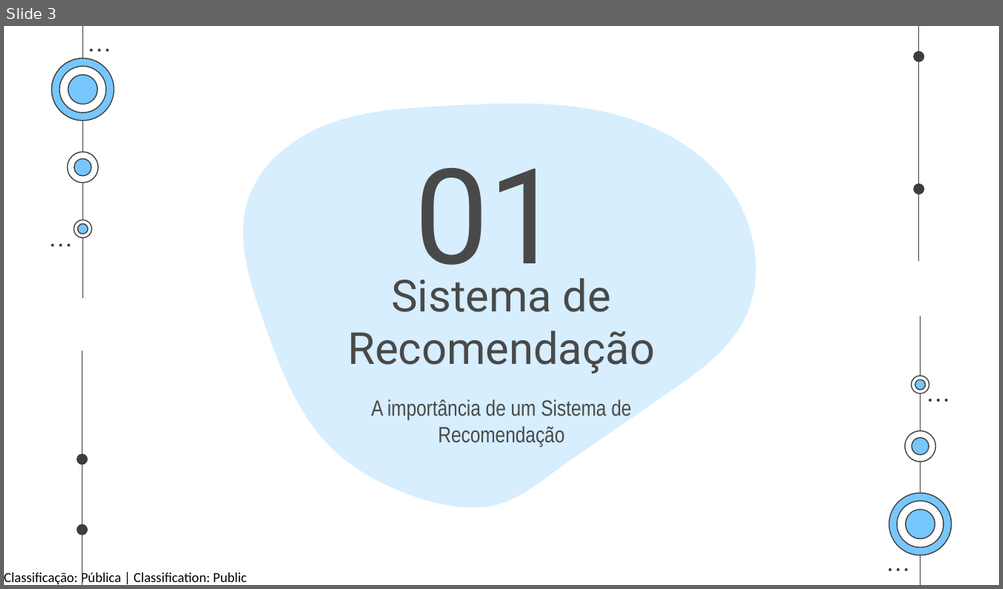
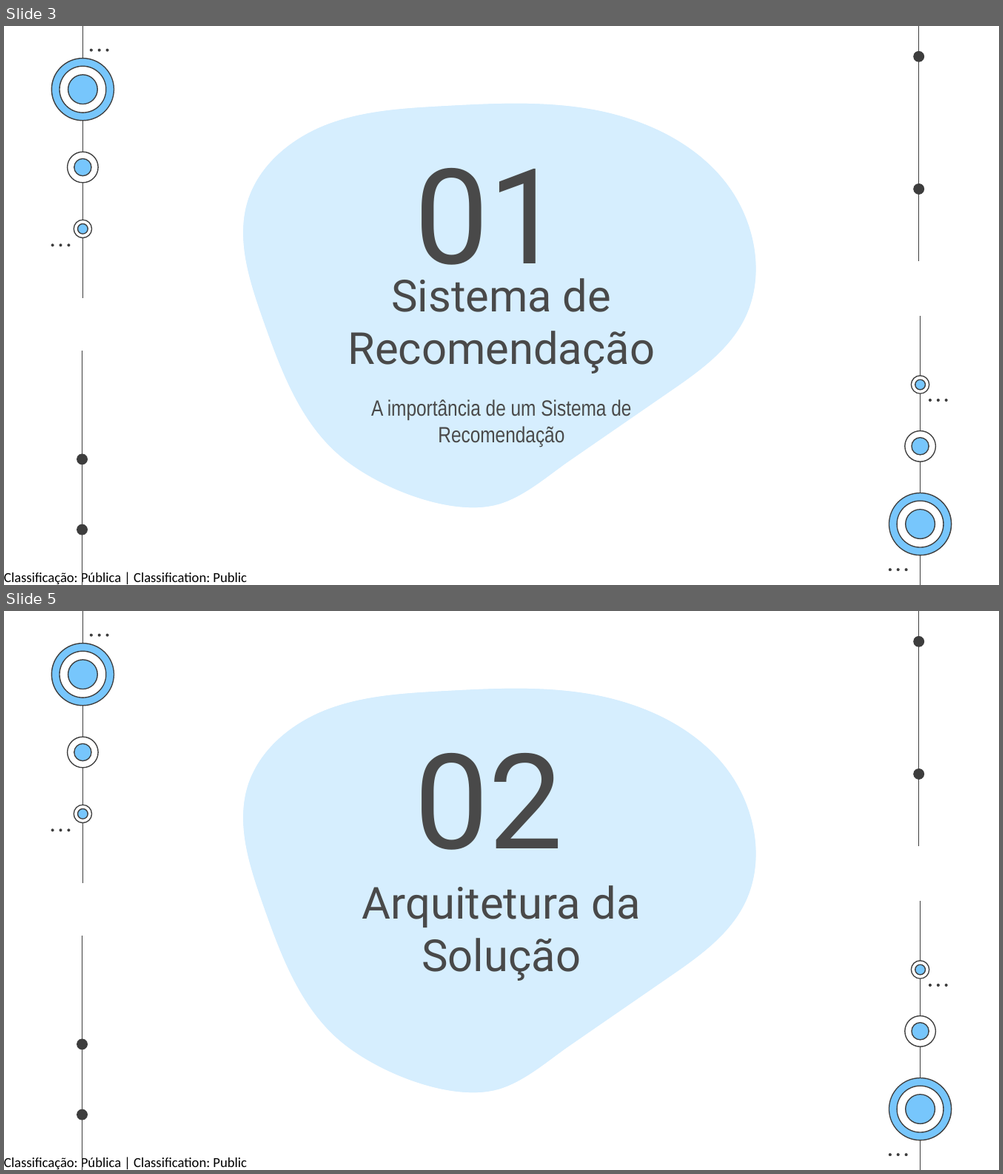
Before and after one commit to SaraPMC/SR, a slide deck: SHI Analytcs - PPT.pptx. Shown one above the other, each under a label of ours: slide 3 before the commit, slides 3 and 5 after it; the slides between them are not shown. The pictures are 1003x589 and 1003x1174 pixels, drawn with LibreOffice and Linux fonts; fonts in the diff are those of the drawing. Boxes give left, top, right and bottom in pixels: in the first picture for what was removed or moved away, otherwise in the second. Text is boxed around its words. In the diff, an @@ line names an element or a change of style, - is before the commit and + after.

```diff
--- a/SHI Analytcs - PPT.pptx
+++ b/SHI Analytcs - PPT.pptx
@@ slide 5 added at (x1=4, y1=611, x2=999, y2=1170), background #FFFFFF; not listed: 51 template elements that a slide beside it also shows @@
@@ title added at (x1=414, y1=753, x2=563, y2=850), 96 pt, text #494949 @@
+02
@@ title added at (x1=362, y1=886, x2=640, y2=981), 32 pt, text #494949 @@
+Arquitetura da Solução
```
Also in this commit, not shown: 5 slides changed, 1 other slide added, 1 slide removed, 2 other files.
